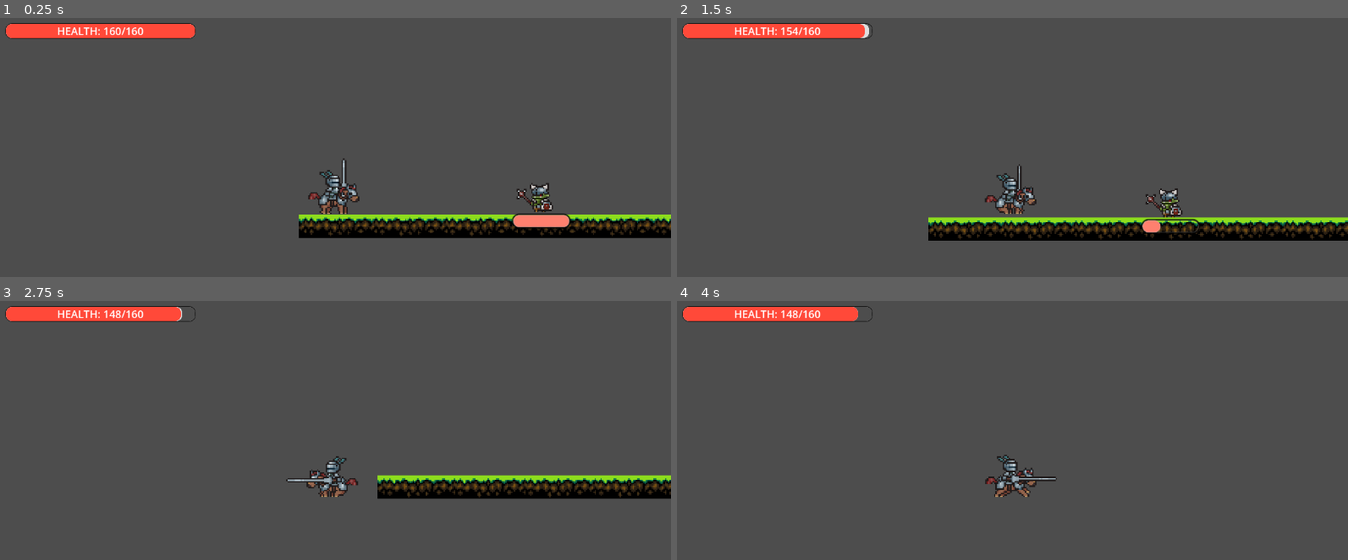
Above: before the commit, frames 1-4 (two rows, left to right).
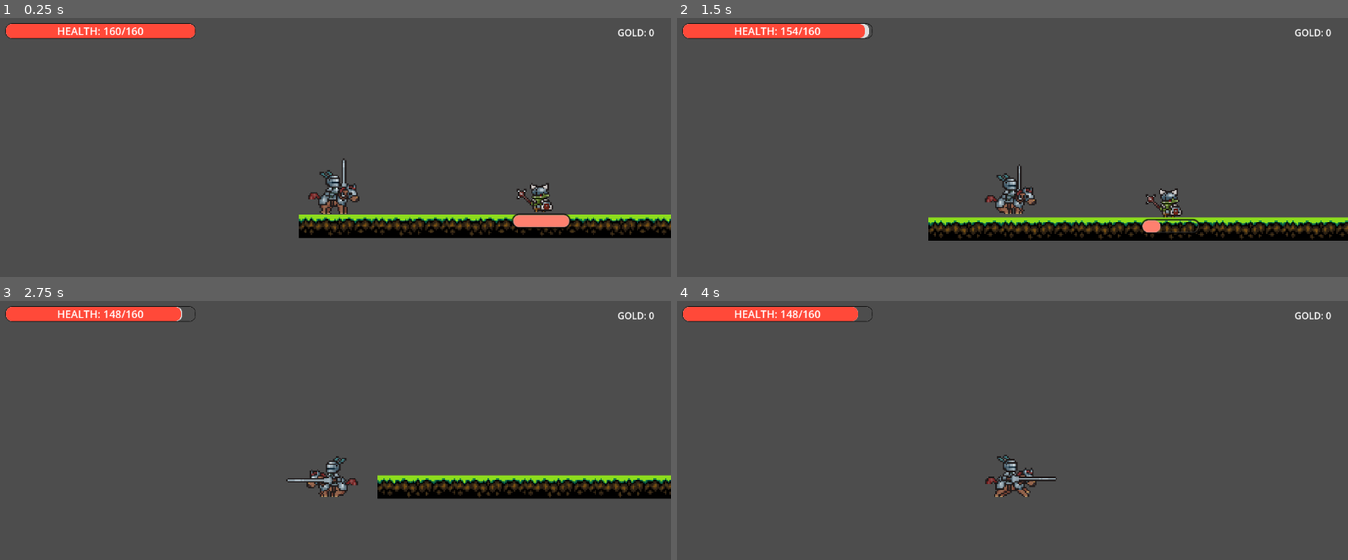
Above: after the commit, the same moments.

Repository: millesjethro/GAME_PROJECT
Game: Godot game, scene res://scene/levels/TestLevel/test_level.tscn
Same seed, same stepped clock (60 frames per second), same inputs: the game is played once before the commit and once after it.
Inputs:
- Up to frame 1 (0.25 s): no input
- Up to frame 2 (1.5 s): hold Right (ui_right) from 0.53 s (still down)
- Up to frame 3 (2.75 s): release Right (ui_right) at 2.03 s; hold Left (ui_left) from 2.03 s (still down)
- Up to frame 4 (4 s): release Left (ui_left) at 2.78 s; hold Right (ui_right) from 2.78 s (still down)

The runs differ from the first frame. In frame 1, less than 0.1% of the frame differs, in the area x 92-98%, y 4-8%; in frame 2, less than 0.1%; in frame 3, less than 0.1%; in frame 4, less than 0.1%.

Commit message:
player gold

Diff:
--- a/scene/player/MainPlayer.tscn
+++ b/scene/player/MainPlayer.tscn
@@ -193,6 +193,19 @@
 offset_right = 342.0
 offset_bottom = 41.0
 
+[node name="PlayerShowGold" type="Label" parent="CanvasLayer"]
+anchors_preset = 1
+anchor_left = 1.0
+anchor_right = 1.0
+offset_left = -260.0
+offset_top = 19.0
+offset_right = -28.0
+offset_bottom = 42.0
+grow_horizontal = 0
+text = "GOLD: 10000"
+horizontal_alignment = 2
+vertical_alignment = 1
+
 [node name="PlayerStatus" type="Node" parent="."]
 script = ExtResource("4_evkqd")
 
--- a/scripts/enemy/OrcWarrior/OrcWarrior.gd
+++ b/scripts/enemy/OrcWarrior/OrcWarrior.gd
@@ -1,12 +1,13 @@
 extends CharacterBody2D
 
+var player: CharacterBody2D
 @onready var mainStatus = $MainStatus
 @export var GravityForce = 200
 @onready var hpShow = $EnemyHealthBar
 
 func _ready() -> void:
 	hpShow.init_health(mainStatus.Health)
-
+	mainStatus.died.connect(_on_enemy_died)
 
 func _physics_process(delta: float) -> void:
 	if not is_on_floor():
@@ -18,6 +19,7 @@
 func _on_take_damage_area_entered(area: Area2D) -> void:
 	if area.is_in_group("AreaDealDamage"):
 		var parent = area.get_parent()
+		player = parent
 		if parent.has_node("PlayerStatus/OnStageStatus"):
 			var player_stats = parent.get_node("PlayerStatus/OnStageStatus")
 			var damage = player_stats.calc_damage()
@@ -27,4 +29,7 @@
 			hpShow.set_health(currentHp)
 
 func _on_enemy_died(gold_amount: int) -> void:
-	pass
+	if player.has_node("PlayerGold"):
+		print("gold added")
+		var gold = player.get_node("PlayerGold")
+		gold.add_gold(gold_amount)
--- a/scripts/player/PlayerGold.gd
+++ b/scripts/player/PlayerGold.gd
@@ -2,6 +2,24 @@
 
 @export var Gold: int = 0
 
+func _ready() -> void:
+	_load_status()
+
 func add_gold(amount: int) -> void:
 	Gold += amount
 	print("Gold now: ", Gold)
+	_save_status()
+
+func gold_return() -> int:
+	return Gold
+
+func _save_status():
+	var config = ConfigFile.new()
+	config.set_value("Currency", "Gold", Gold)
+	config.save("user://PlayerStatus.cfg")
+
+func _load_status():
+	var config = ConfigFile.new()
+	var err = config.load("user://PlayerStatus.cfg")
+	if err == OK:
+		Gold = config.get_value("Currency", "Gold", 0)
--- a/scripts/player/PlayerScript.gd
+++ b/scripts/player/PlayerScript.gd
@@ -3,7 +3,8 @@
 @onready var PlayerSprite: AnimatedSprite2D = $LancerSprite
 @onready var PlayerHp = $CanvasLayer/PlayerHealthBar
 @onready var OnStageStats = $PlayerStatus/OnStageStatus
-
+@onready var GoldAmount = $PlayerGold
+@onready var GoldLabel = $CanvasLayer/PlayerShowGold
 @export var GravityForce: float = 600.0 # downward pull
 @export var MoveSpeed: float = 200.0   # movement speed
 
@@ -21,6 +22,7 @@
 	PlayerSprite.play("idle")
 	print(OnStageStats.FinalHealthPoints)
 	PlayerHp.init_health(OnStageStats.FinalHealthPoints)
+	GoldLabel.text = "GOLD: %d" % GoldAmount.gold_return()
 
 func _physics_process(delta: float) -> void:
 	# Always apply gravity
@@ -37,6 +39,7 @@
 	else:
 		# Normal movement only if not knocked back
 		PlayerMovement(delta)
+
 
 # --------------------------------
 # Player Movement Function
@@ -90,6 +93,7 @@
 			var currentHp = OnStageStats._take_damage(enemy_attack)
 			PlayerHp.set_health(currentHp)
 
+			GoldLabel.text = "GOLD: %d" % GoldAmount.gold_return()
 
 func apply_knockback(force: Vector2) -> void:
 	# If your player is a CharacterBody2D
